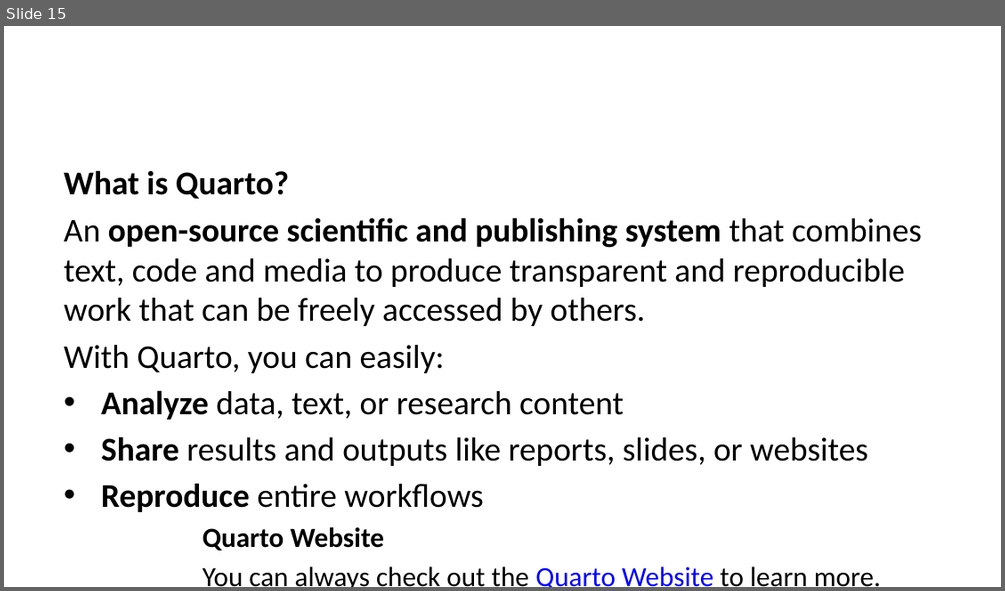
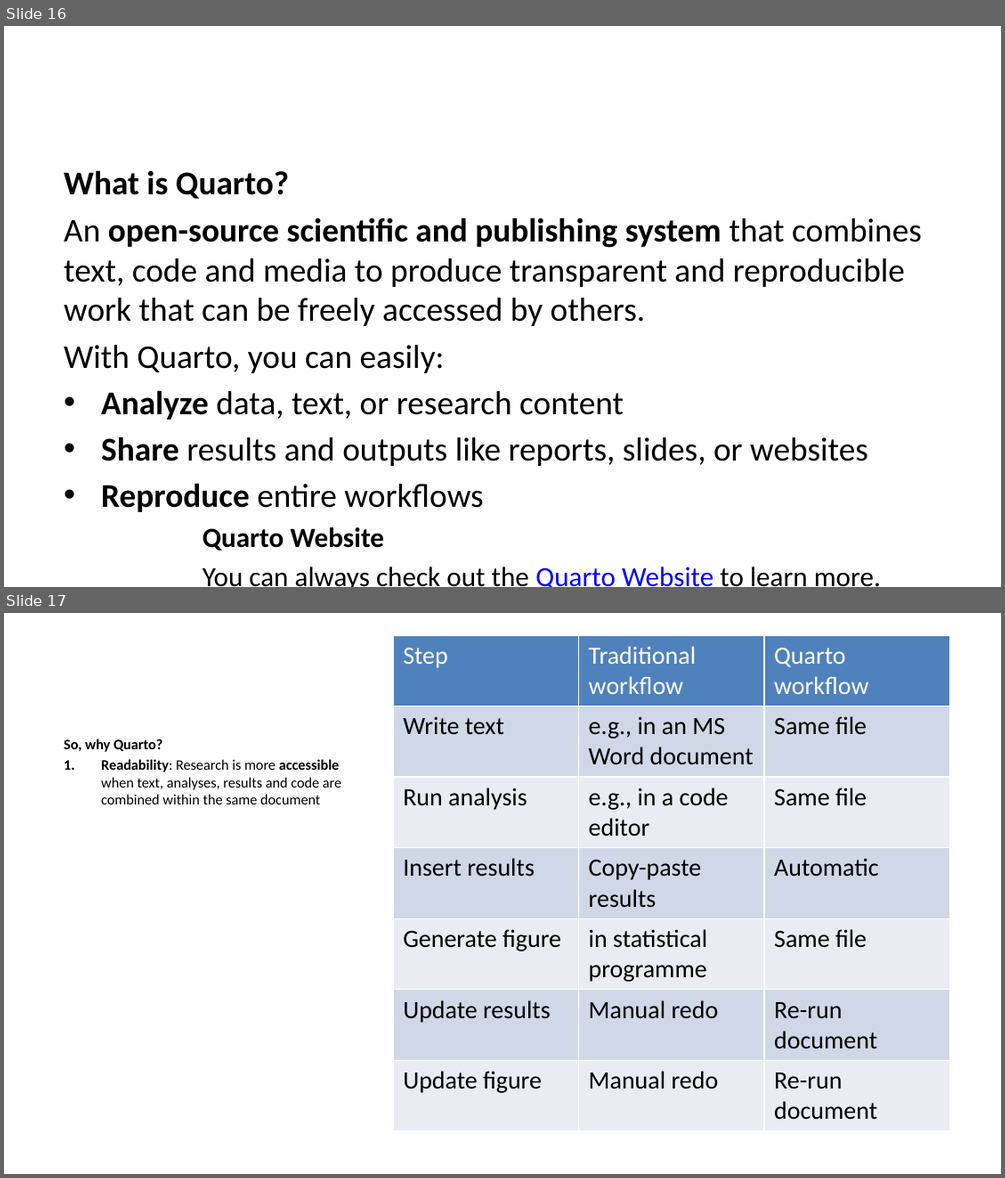
Before and after one commit to lmu-osc/train-the-trainer-student-track-OS, a slide deck: materials/OS-M3/OS-M3-S6-Quarto/OS-M3-S6-Quarto-slides.pptx. Shown one above the other, each under a label of ours: slide 15 before the commit, slides 16 and 17 after it. The pictures are 1005x591 and 1005x1178 pixels, drawn with LibreOffice and Linux fonts; fonts in the diff are those of the drawing. Boxes give left, top, right and bottom in pixels: in the first picture for what was removed or moved away, otherwise in the second. Text is boxed around its words. In the diff, an @@ line names an element or a change of style, - is before the commit and + after.

```diff
--- a/materials/OS-M3/OS-M3-S6-Quarto/OS-M3-S6-Quarto-slides.pptx
+++ b/materials/OS-M3/OS-M3-S6-Quarto/OS-M3-S6-Quarto-slides.pptx
@@ slide 17 added at box(4, 613, 1001, 1174), background #FFFFFF @@
@@ table added at box(393, 635, 949, 1123), 7 rows, 3 columns @@
+Step | Traditional workflow | Quarto workflow
+Write text | e.g., in an MS Word document | Same file
+Run analysis | e.g., in a code editor | Same file
+Insert results | Copy-paste results | Automatic
+Generate figure | in statistical programme | Same file
+Update results | Manual redo | Re-run document
+Update figure | Manual redo | Re-run document
@@ text added at box(64, 738, 341, 804), 10.5 pt, text #000000 @@
+So, why Quarto?
+1. Readability: Research is more accessible when text, analyses, results and code are combined within the same document
@@ what was slide 15 is now slide 16 @@
```
Also in this commit, not shown: 5 slides changed, 11 other slides added, 5 slides removed, 30 other files.
